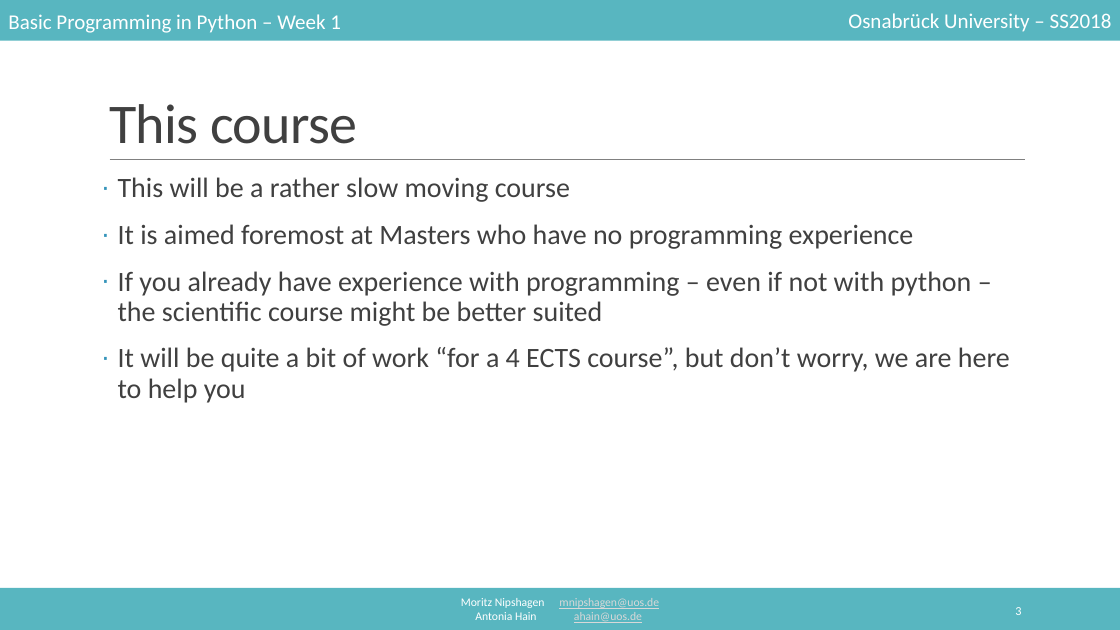
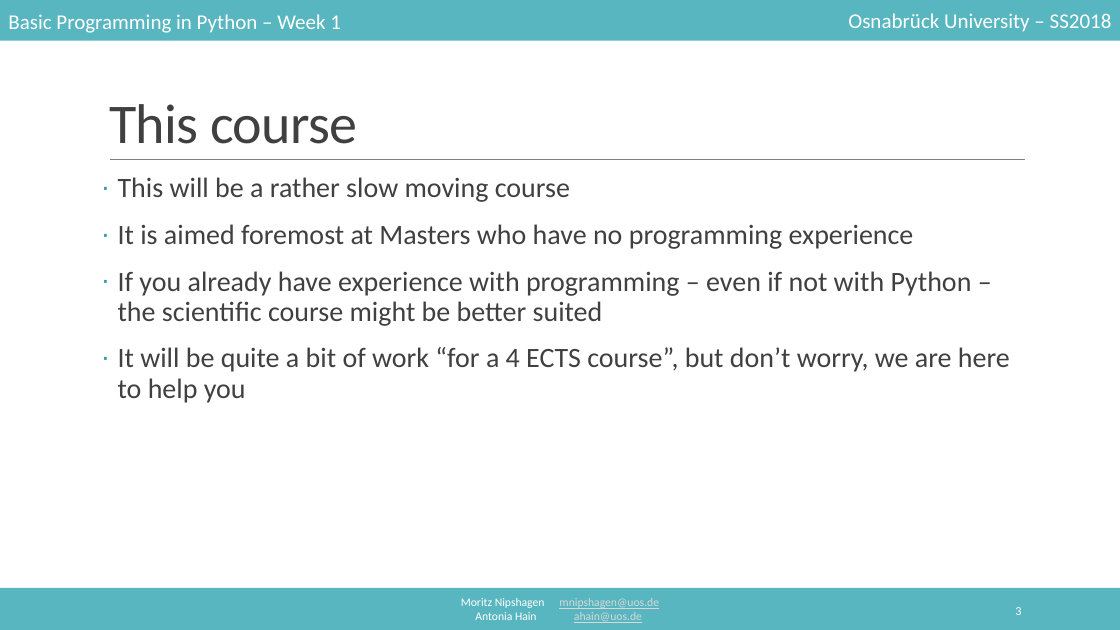
Before and after one commit to mnipshagen/monty, a slide deck: slide 3 of 2018/01/Hello_World.pptx. Drawn at 1120x630 pixels with LibreOffice and Linux fonts; fonts in the diff are those of the drawing. Boxes give left, top, right and bottom in pixels: in the first picture for what was removed or moved away, otherwise in the second. Text is boxed around its words. In the diff, an @@ line names an element or a change of style, - is before the commit and + after.

```diff
--- a/2018/01/Hello_World.pptx
+++ b/2018/01/Hello_World.pptx
@@ text at (x1=118, y1=271, x2=972, y2=326): text changed @@
-· If you already have experience with programming – even if not with python – the scientific course might be better suited
+· If you already have experience with programming – even if not with Python – the scientific course might be better suited
```
Also in this commit, not shown: 9 other slides changed, 4 slides added, 1 slide removed, 1 other file.
